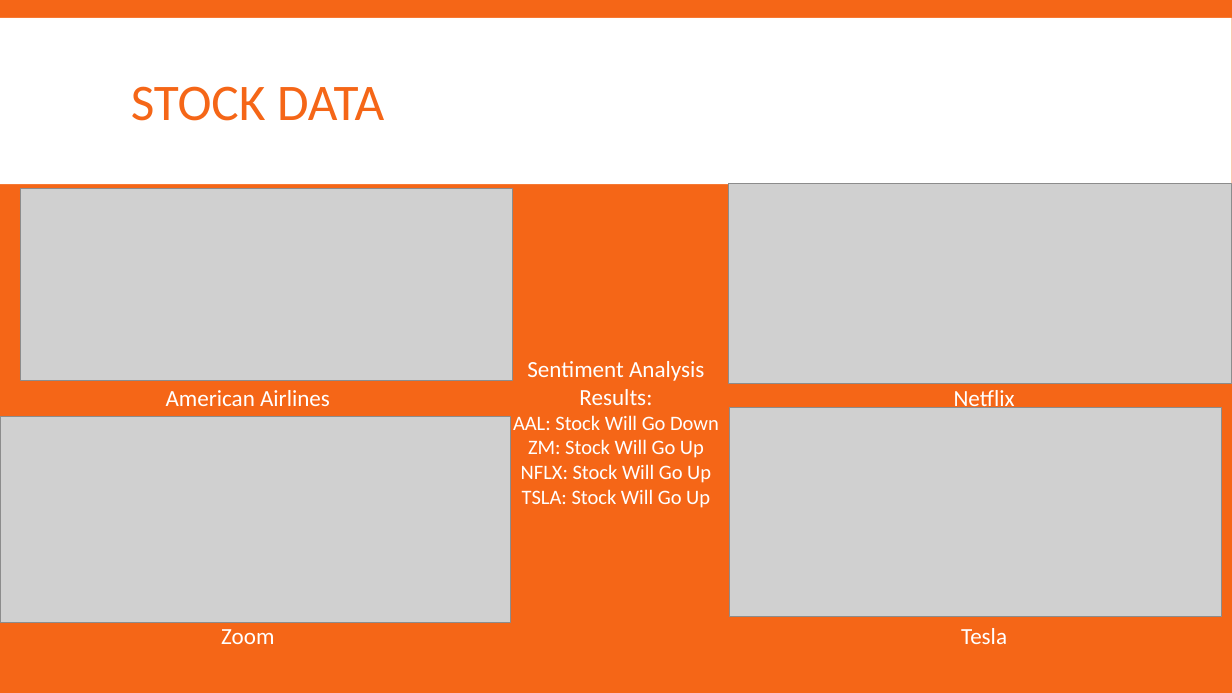
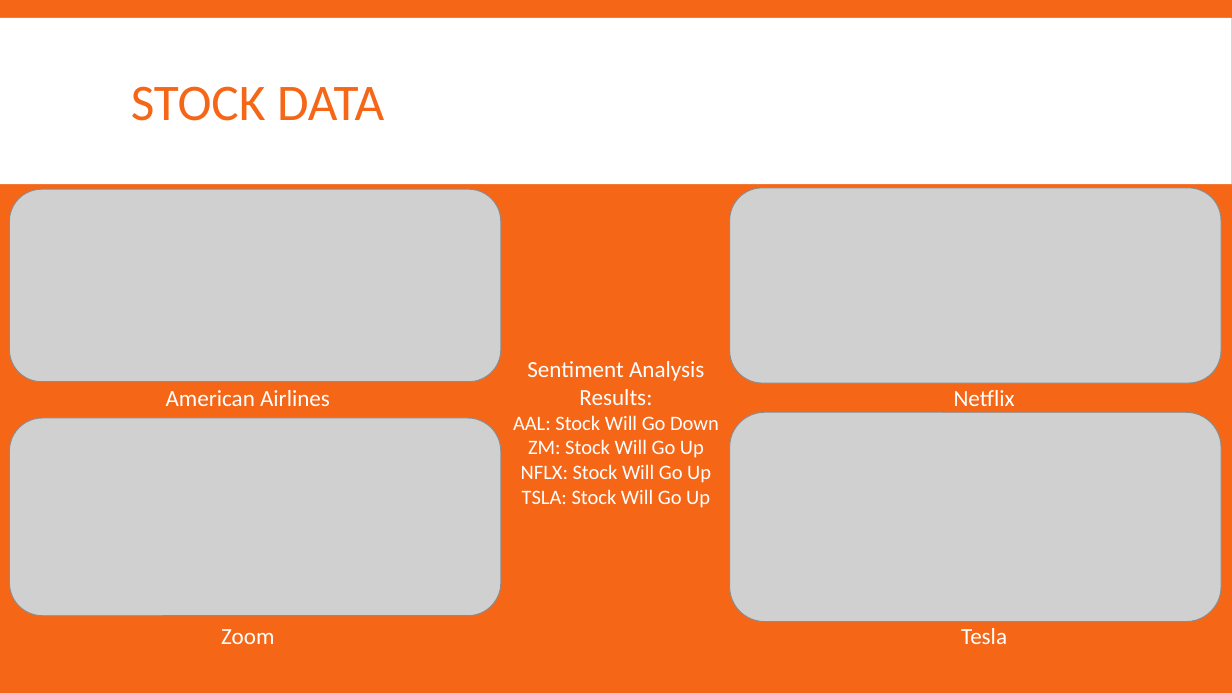
Before and after one commit to dcheung15/DataMiningProject, a slide deck: slide 9 of Powerpoint/Final Project.pptx. Drawn at 1232x693 pixels with LibreOffice and Linux fonts; fonts in the diff are those of the drawing; grey boxes stand for pictures. Boxes give left, top, right and bottom in pixels: in the first picture for what was removed or moved away, otherwise in the second. Text is boxed around its words. In the diff, an @@ line names an element or a change of style, - is before the commit and + after.

```diff
--- a/Powerpoint/Final Project.pptx
+++ b/Powerpoint/Final Project.pptx
@@ picture: place and size @@
-picture at <box>21,188,513,380</box>
+picture at <box>9,189,501,382</box>
@@ picture: place and size @@
-picture at <box>728,184,1232,384</box>
+picture at <box>730,188,1222,383</box>
@@ picture: place and size @@
-picture at <box>0,417,510,622</box>
+picture at <box>9,418,501,616</box>
@@ picture: place and size @@
-picture at <box>730,408,1222,617</box>
+picture at <box>730,412,1222,621</box>
```
Also in this commit, not shown: 1 other slide changed.
